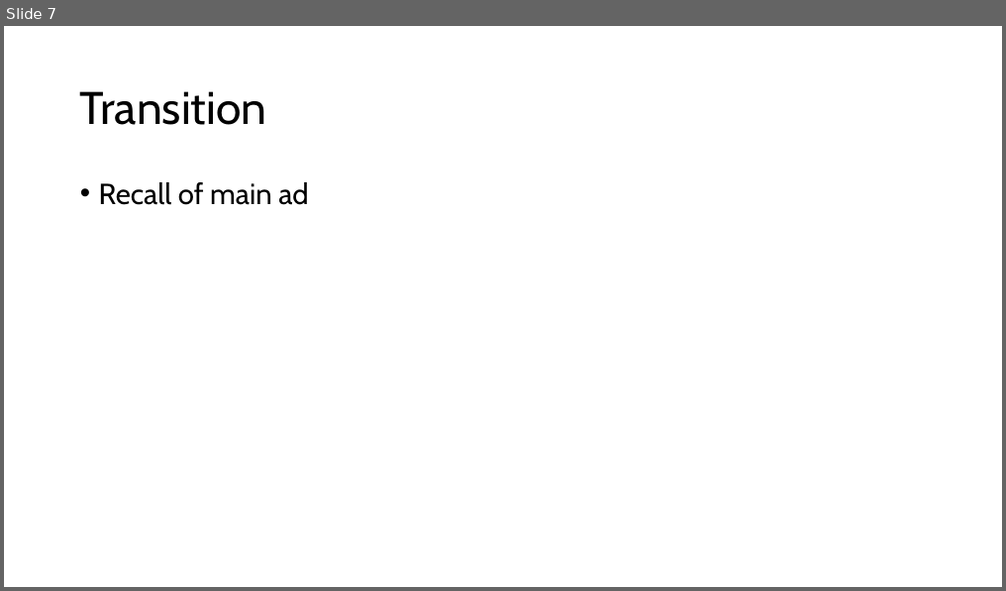
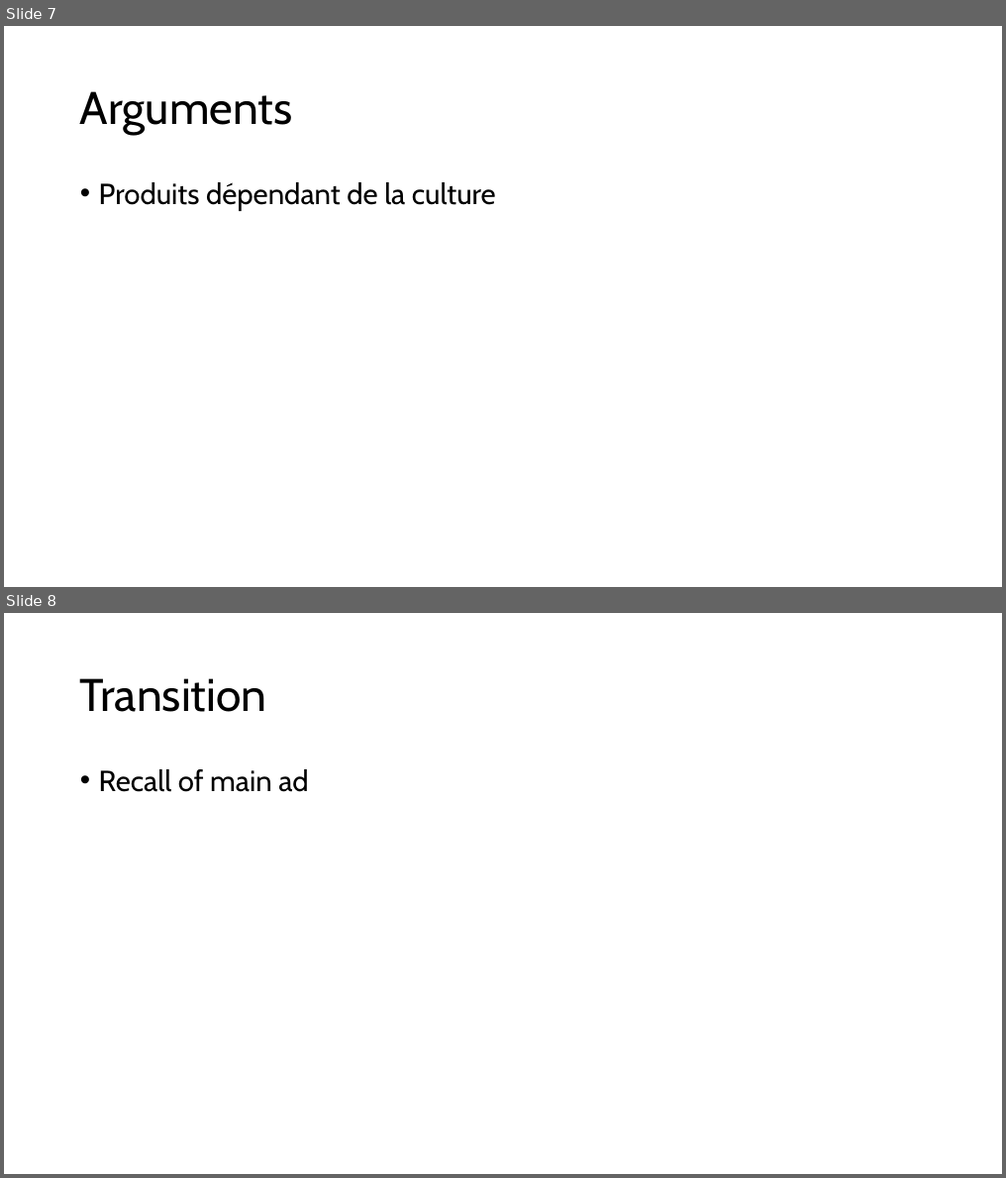
Before and after one commit to Scortail/AnglaisAd, a slide deck: slides.pptx. Shown one above the other, each under a label of ours: slide 7 before the commit, slides 7 and 8 after it. The pictures are 1006x591 and 1006x1178 pixels, drawn with LibreOffice and Linux fonts; fonts in the diff are those of the drawing. Boxes give left, top, right and bottom in pixels: in the first picture for what was removed or moved away, otherwise in the second. Text is boxed around its words. In the diff, an @@ line names an element or a change of style, - is before the commit and + after.

```diff
--- a/slides.pptx
+++ b/slides.pptx
@@ slide 7 added at [4,26,1002,587], background #FFFFFF @@
@@ title added at [80,91,293,135], 44 pt, text #000000 @@
+Arguments
@@ text added at [99,182,496,211], 28 pt, text #000000 @@
+• Produits dépendant de la culture
@@ what was slide 7 is now slide 8 @@
```
Also in this commit, not shown: 3 other slides added, 2 slides removed.
